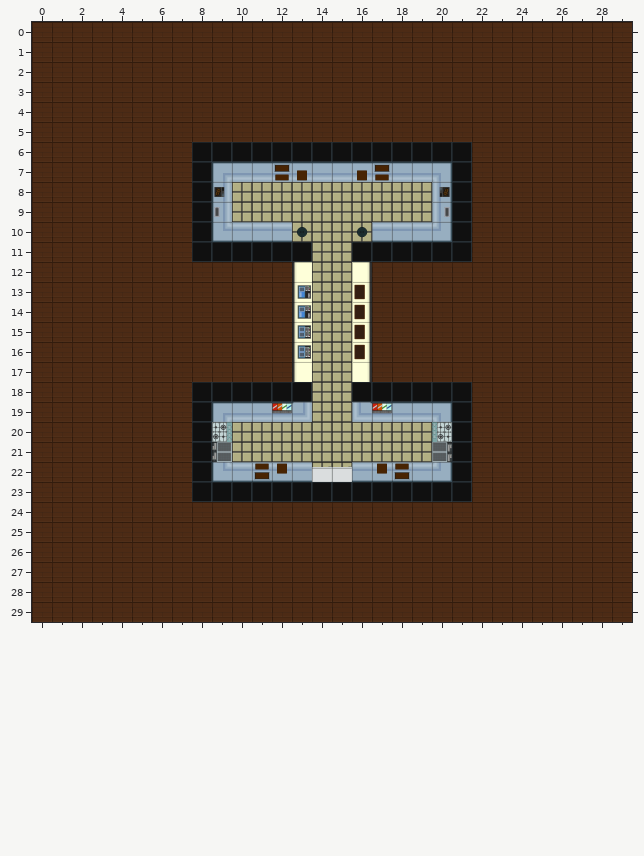
An edit to a level. Tiled map, core/src/main/java/com/hebergames/letmecook/recursos/mapas/Sucursal_4.tmx. Above, as it was before the edit.
Cells are 128x128 px. Shown: x 0..29, y 0..29.
After:
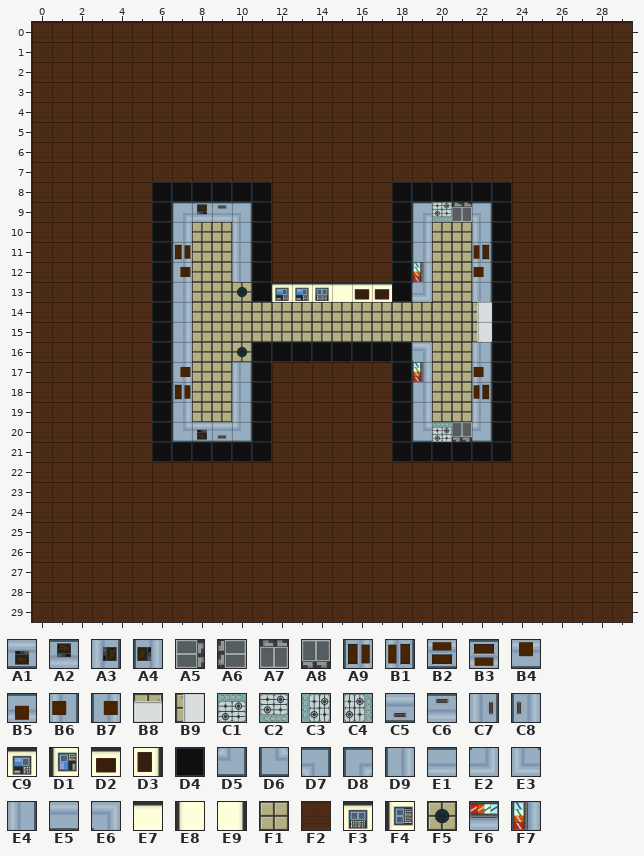
Key: from "Nivel_1": A1 0, A2 0 turned 180, A3 0 turned 270, A4 0 turned 90, A5 1, A6 1 turned 180, A7 1 turned 270, A8 1 turned 90, A9 2, B1 2 turned 180, B2 2 turned 270, B3 2 turned 90, B4 3, B5 3 turned 180, B6 3 turned 270, B7 3 turned 90, B8 4 turned 180, B9 4 turned 90, C1 5 turned 270, C2 5 turned 90, C3 6, C4 6 turned 180, C5 7, C6 7 turned 180, C7 7 turned 270, C8 7 turned 90, C9 8, D1 8 turned 270, D2 9, D3 9 turned 90, D4 11, D5 12, D6 13, D7 14, D8 15, D9 16, E1 17, E2 18, E3 19, E4 20, E5 21, E6 22, E7 24, E8 24 turned 270, E9 24 turned 90, F1 25, F2 26, F3 27, F4 27 turned 270, F5 28, F6 29, F7 29 turned 270.
__ is an empty cell.
Tiles replaced or removed in this view: A3, A4, A5, A6, B2, B3, B4, B5, B8, C3, C4, C7, C8, D1, D3, D4, D5, D6, D7, D8, E1, E2, E3, E5, E8, E9, F1, F2, F4, F5, F6.
Change:
Changed rows in their new state; .. is an unchanged cell.
Layer "Capa de patrones 1":
first column x 6:
 6 .. .. F2 F2 F2 F2 F2 F2 F2 F2 F2 F2 F2 F2 F2 F2 .. ..
 7 .. .. F2 F2 F2 F2 F2 F2 F2 F2 F2 F2 F2 F2 F2 F2 .. ..
 8 D4 D4 .. D4 D4 D4 F2 F2 F2 F2 F2 F2 D4 D4 D4 .. D4 D4
 9 D4 D8 A2 C6 D7 D4 F2 F2 F2 F2 F2 F2 D4 D8 C2 A7 D7 D4
10 D4 D9 F1 F1 E4 D4 F2 F2 F2 F2 F2 F2 D4 D9 F1 F1 E4 D4
11 D4 A9 F1 F1 E4 .. F2 F2 F2 F2 F2 F2 .. D9 F1 F1 B1 D4
12 D4 B7 F1 F1 E4 D4 .. F2 F2 F2 F2 .. D4 F7 F1 F1 B6 D4
13 D4 D9 F1 F1 F5 D4 C9 C9 F3 E7 D2 D2 D4 E2 F1 F1 E4 D4
14 D4 D9 F1 F1 F1 F1 F1 F1 .. .. F1 F1 F1 F1 F1 F1 B9 D4
15 D4 D9 F1 F1 F1 F1 F1 F1 .. .. F1 F1 F1 F1 F1 F1 B9 D4
16 D4 D9 F1 F1 F5 D4 D4 D4 D4 D4 D4 D4 D4 E6 F1 F1 E4 D4
17 D4 B7 F1 F1 E4 D4 .. F2 F2 F2 F2 .. D4 F7 F1 F1 B6 D4
18 D4 A9 F1 F1 E4 .. F2 F2 F2 F2 F2 F2 .. D9 F1 F1 B1 D4
19 D4 D9 F1 F1 E4 D4 F2 F2 F2 F2 F2 F2 D4 D9 F1 F1 E4 D4
20 D4 D6 A1 C5 D5 D4 F2 F2 F2 F2 F2 F2 D4 D6 C1 A8 D5 D4
21 D4 D4 .. D4 D4 D4 F2 F2 F2 F2 F2 F2 D4 D4 D4 .. D4 D4
22 .. .. F2 F2 F2 F2 F2 F2 F2 F2 F2 F2 F2 F2 F2 F2 .. ..
23 .. .. F2 F2 F2 F2 F2 F2 F2 F2 F2 F2 F2 F2 F2 F2 .. ..
Pixel boxes of the changes (left, top, right, bottom) in both pictures:
changed: (152, 142, 512, 502)
